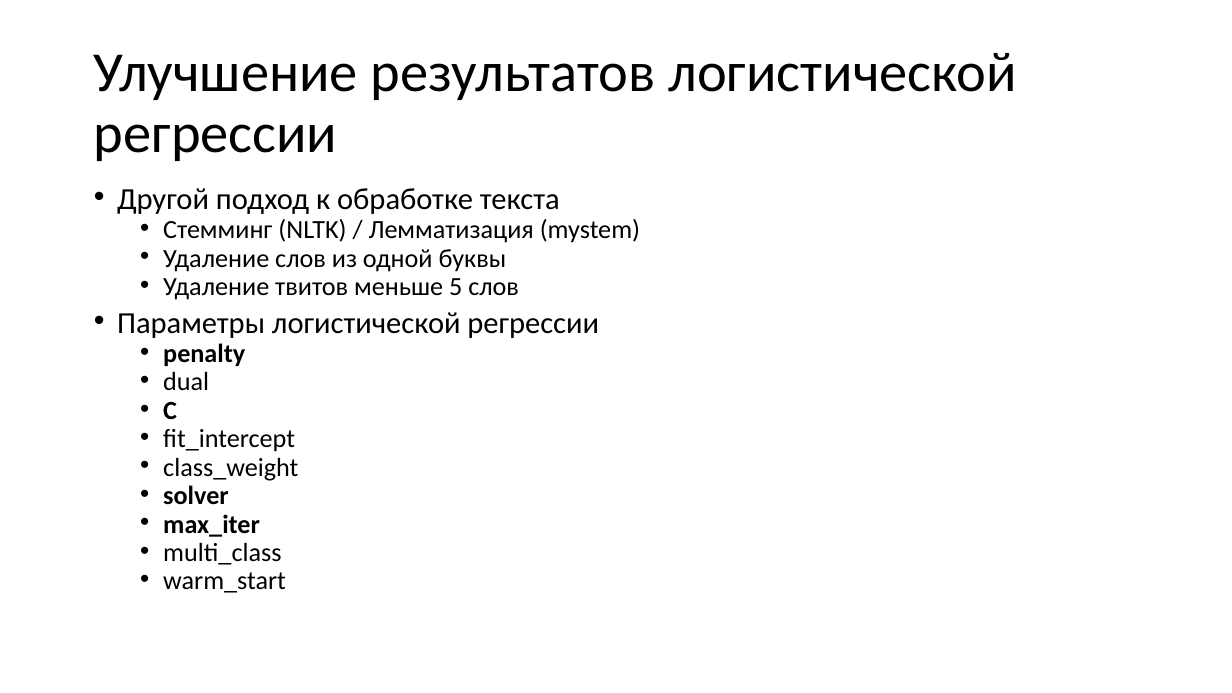
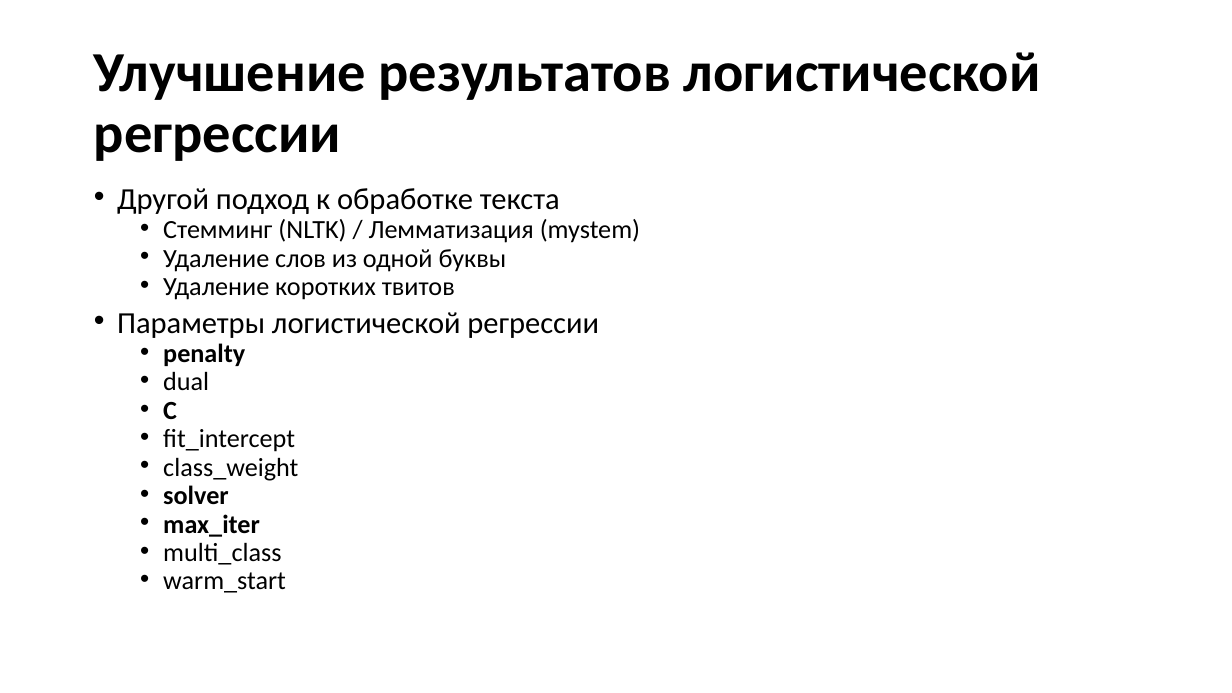
Before and after one commit to LoskutovAnton/Tweets-Sentiment-Analysis, a slide deck: slide 6 of twiton.pptx (slide 7 before the commit). Drawn at 1232x693 pixels with LibreOffice and Linux fonts; fonts in the diff are those of the drawing; background and template pictures are left out. Boxes give left, top, right and bottom in pixels: in the first picture for what was removed or moved away, otherwise in the second. Text is boxed around its words. In the diff, an @@ line names an element or a change of style, - is before the commit and + after.

```diff
--- a/twiton.pptx
+++ b/twiton.pptx
@@ title "Улучшение результатов логистической регрессии" at box(94, 52, 1041, 161): bold on @@
@@ text at box(163, 278, 455, 300): text changed @@
-  • Удаление твитов меньше 5 слов
+  • Удаление коротких твитов
```
Also in this commit, not shown: 6 other slides changed, 8 slides added, 6 slides removed, 1 other file.
